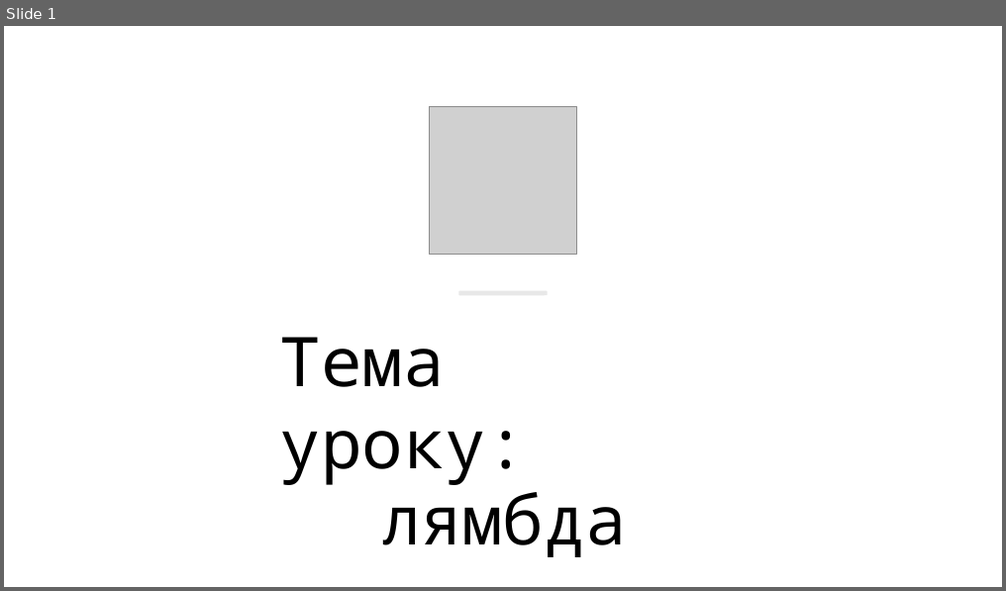
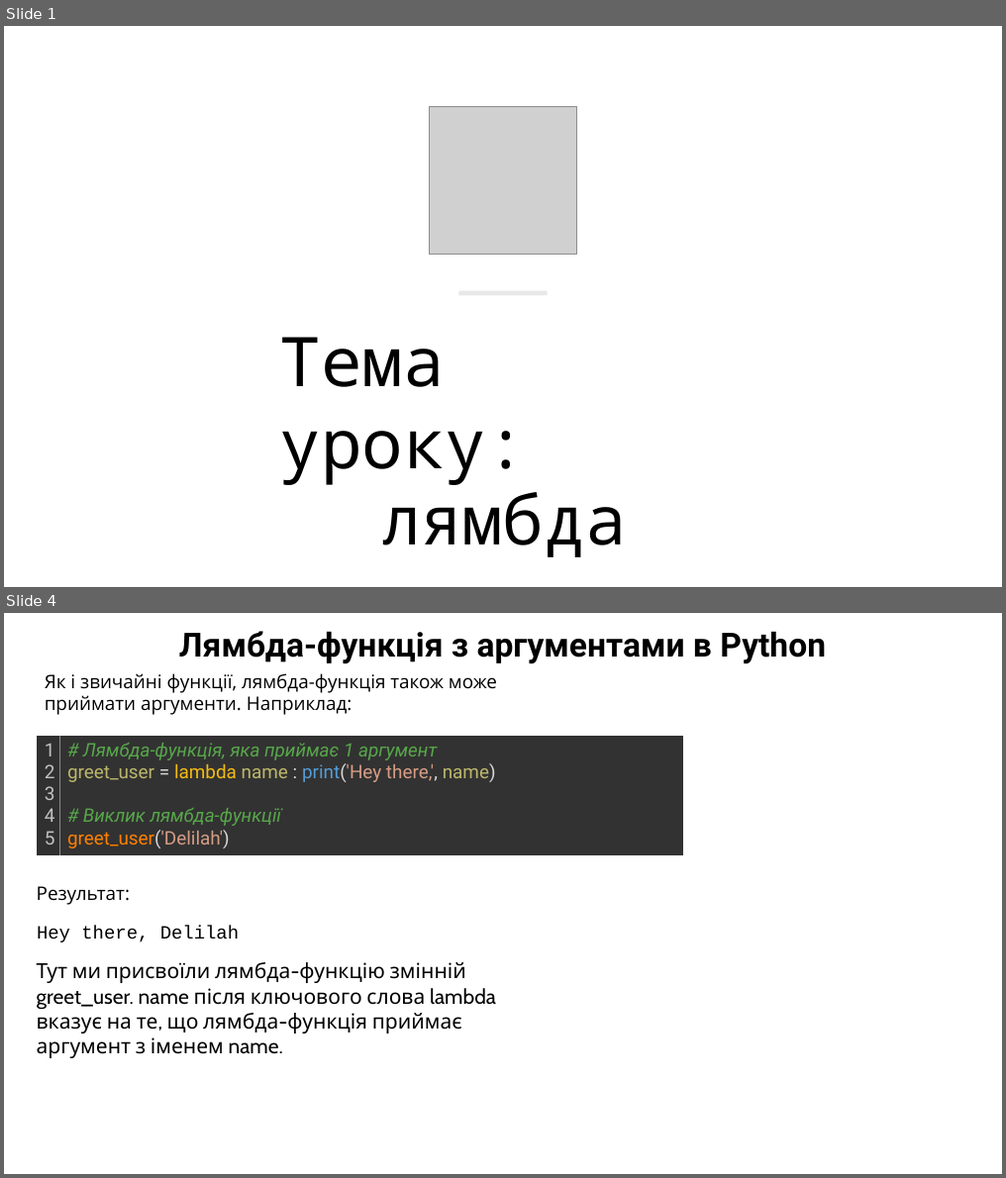
Before and after one commit to arg3ntuum/PythonCourse, a slide deck: Python Урок 7 Лямбда.pptx. Shown one above the other, each under a label of ours: slide 1 before the commit, slides 1 and 4 after it; the slides between them are not shown. The pictures are 1006x591 and 1006x1178 pixels, drawn with LibreOffice and Linux fonts; fonts in the diff are those of the drawing; grey boxes stand for pictures. Boxes give left, top, right and bottom in pixels: in the first picture for what was removed or moved away, otherwise in the second. Text is boxed around its words. In the diff, an @@ line names an element or a change of style, - is before the commit and + after.

```diff
--- a/Python Урок 7 Лямбда.pptx
+++ b/Python Урок 7 Лямбда.pptx
@@ slide 4 added at box(4, 613, 1002, 1174), background #FFFFFF @@
@@ text added at box(179, 631, 826, 663), 32 pt, text #000000, bold @@
+Лямбда-функція з аргументами в Python
@@ text added at box(45, 673, 497, 715), 18 pt, text #000000 @@
+Як і звичайні функції, лямбда-функція також може приймати аргументи. Наприклад:
@@ table added at box(37, 736, 684, 856), 1 rows, 2 columns @@
+1 / 2 / 3 / 4 / 5 | # Лямбда-функція, яка приймає 1 аргумент / greet_user = lambda name : print('Hey there,', name) / # Виклик лямбда-функції / greet_user('Delilah')
@@ text added at box(37, 886, 130, 905), 18 pt, text #000000 @@
+Результат:
@@ text added at box(37, 926, 239, 943), 18 pt, text #000000 @@
+Hey there, Delilah
@@ text added at box(37, 962, 496, 1059), 20 pt, text #000000 @@
+Тут ми присвоїли лямбда-функцію змінній greet_user. name після ключового слова lambda вказує на те, що лямбда-функція приймає аргумент з іменем name.
```
Also in this commit, not shown: 4 other slides added, 6 other files.
